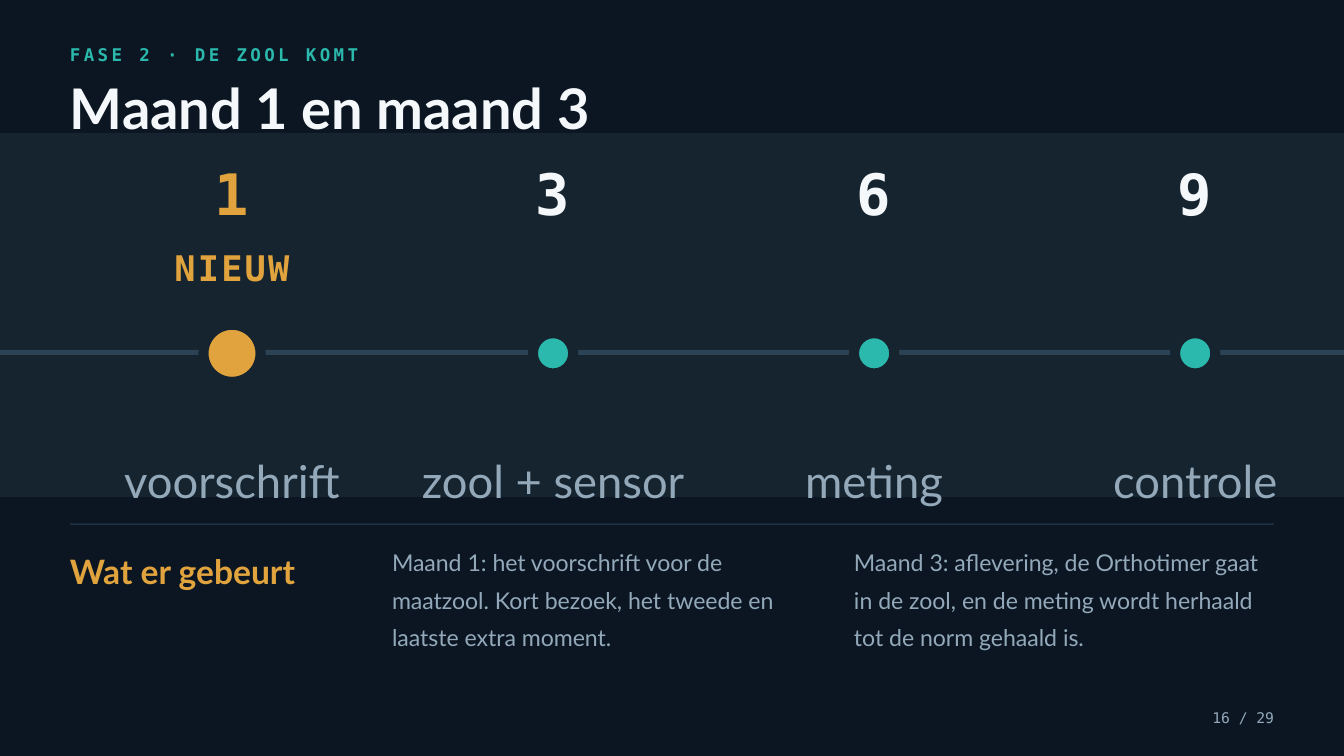
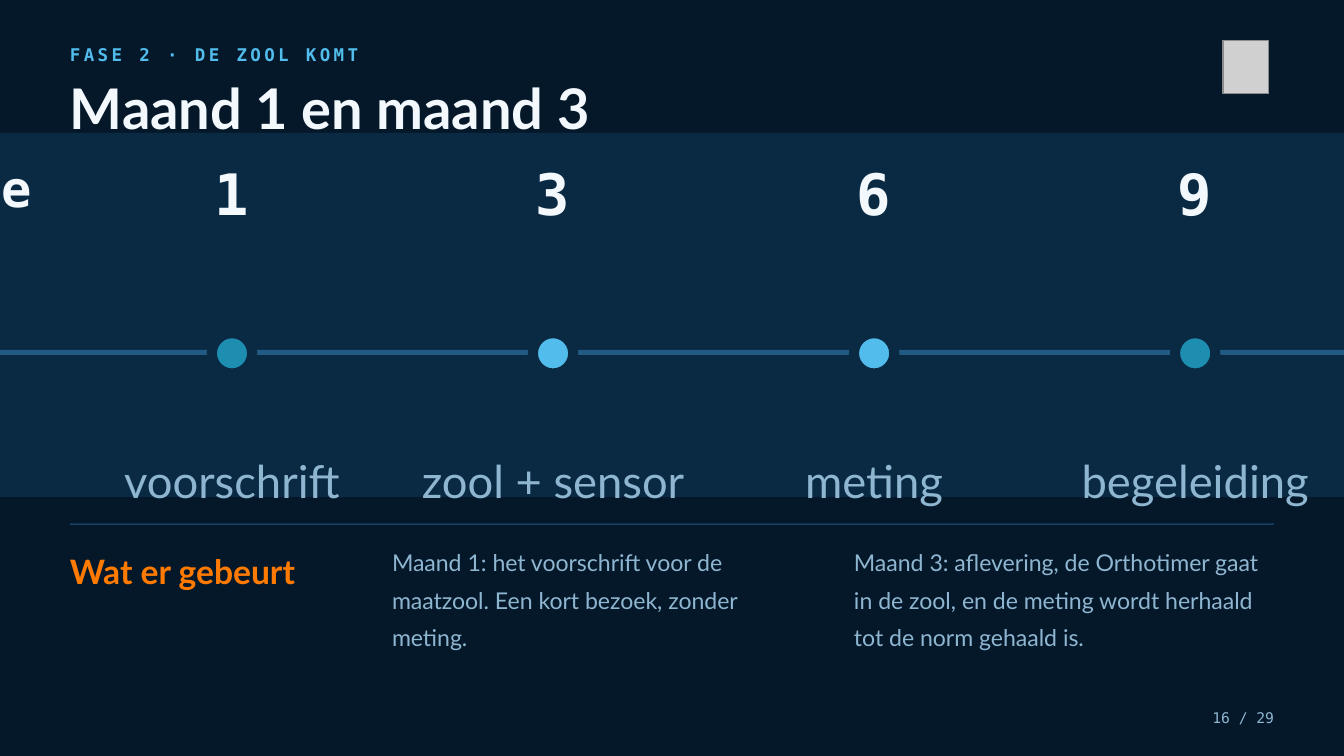
Before and after one commit to Dellfs/paradise-project, a slide deck: slide 16 of PARADISE_presentatie/PARADISE_informatiesessie_voetklinieken.pptx. Drawn at 1344x756 pixels with LibreOffice and Linux fonts; fonts in the diff are those of the drawing; grey boxes stand for pictures. Boxes give left, top, right and bottom in pixels: in the first picture for what was removed or moved away, otherwise in the second. Text is boxed around its words. In the diff, an @@ line names an element or a change of style, - is before the commit and + after.

```diff
--- a/PARADISE_presentatie/PARADISE_informatiesessie_voetklinieken.pptx
+++ b/PARADISE_presentatie/PARADISE_informatiesessie_voetklinieken.pptx
@@ rectangle at (x1=0, y1=0, x2=1344, y2=756): fill #0B1622 to #04182A @@
@@ text "FASE 2 · DE ZOOL ..." at (x1=70, y1=48, x2=358, y2=62): text colour #2BB9AD to #52BDEC @@
@@ picture added at (x1=1223, y1=40, x2=1269, y2=94) @@
@@ rectangle at (x1=0, y1=133, x2=1344, y2=497): fill #16242F to #0A2A44 @@
@@ text at (x1=0, y1=142, x2=72, y2=216): text changed; size 40.8 to 36 pt; text colour #F4F8FB to #F2F8FC @@
-Base
+Baseline
@@ text "1" at (x1=215, y1=173, x2=249, y2=215): text colour #E0A33D to #F2F8FC @@
@@ text colour #F4F8FB to #F2F8FC in 4 elements at (x1=70, y1=87, x2=589, y2=130), (x1=536, y1=172, x2=570, y2=216), (x1=857, y1=172, x2=891, y2=216), (x1=1178, y1=173, x2=1212, y2=216) @@
@@ text removed at (x1=174, y1=255, x2=289, y2=282) @@
-NIEUW
@@ rectangle at (x1=0, y1=350, x2=1344, y2=355): fill #2C4356 to #215B84 @@
@@ ellipse resized from (x1=204, y1=325, x2=261, y2=382) to (x1=212, y1=334, x2=252, y2=374) @@
@@ ellipse at (x1=212, y1=334, x2=252, y2=374): fill #E0A33D to #1D8DB0; outline #16242F 7.2 pt to #0A2A44 7.2 pt @@
@@ ellipse at (x1=533, y1=334, x2=574, y2=374): fill #2BB9AD to #52BDEC; outline #16242F 7.2 pt to #0A2A44 7.2 pt @@
@@ ellipse at (x1=854, y1=334, x2=894, y2=374): fill #2BB9AD to #52BDEC; outline #16242F 7.2 pt to #0A2A44 7.2 pt @@
@@ ellipse at (x1=1176, y1=334, x2=1216, y2=374): fill #2BB9AD to #1D8DB0; outline #16242F 7.2 pt to #0A2A44 7.2 pt @@
@@ text at (x1=1082, y1=464, x2=1309, y2=506): text changed; text colour #93A9BA to #8FB6D0 @@
-controle
+begeleiding
@@ rectangle at (x1=70, y1=523, x2=1273, y2=524): fill #2C4356 to #215B84 @@
@@ text "Wat er gebeurt" at (x1=70, y1=559, x2=295, y2=590): text colour #E0A33D to #FF7A00 @@
@@ text at (x1=392, y1=554, x2=738, y2=650): text changed; text colour #93A9BA to #8FB6D0 @@
-Maand 1: het voorschrift voor de maatzool. Kort bezoek, het tweede en laatste extra moment.
+Maand 1: het voorschrift voor de maatzool. Een kort bezoek, zonder meting.
@@ text colour #93A9BA to #8FB6D0 in 6 elements at (x1=0, y1=438, x2=54, y2=589), (x1=124, y1=464, x2=340, y2=499), (x1=422, y1=464, x2=685, y2=499), (x1=805, y1=465, x2=943, y2=506), (x1=854, y1=554, x2=1258, y2=650), (x1=1212, y1=712, x2=1274, y2=723) @@
```
Also in this commit, not shown: 27 other slides changed, 1 slide added, 1 slide removed, 5 other files.
